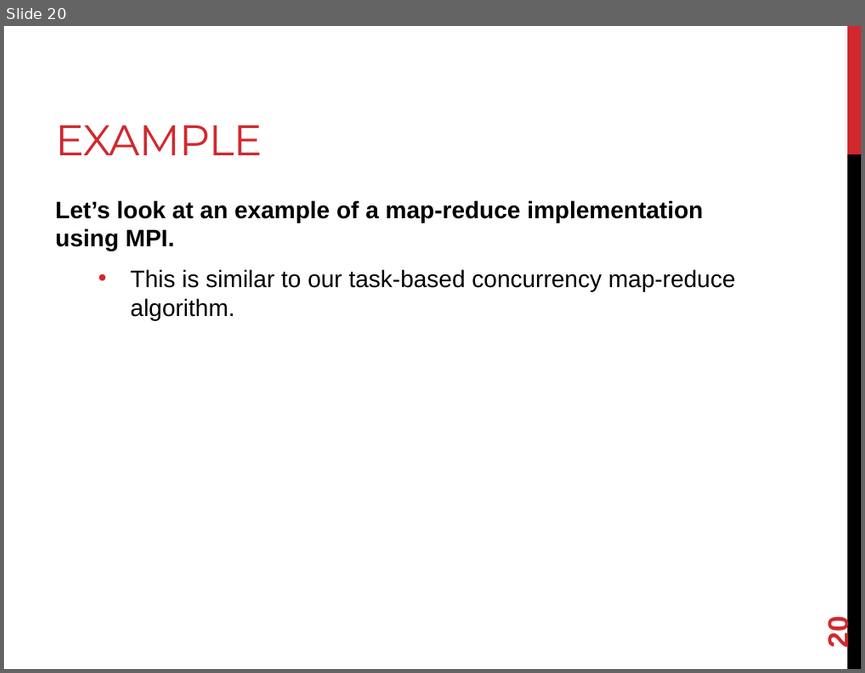
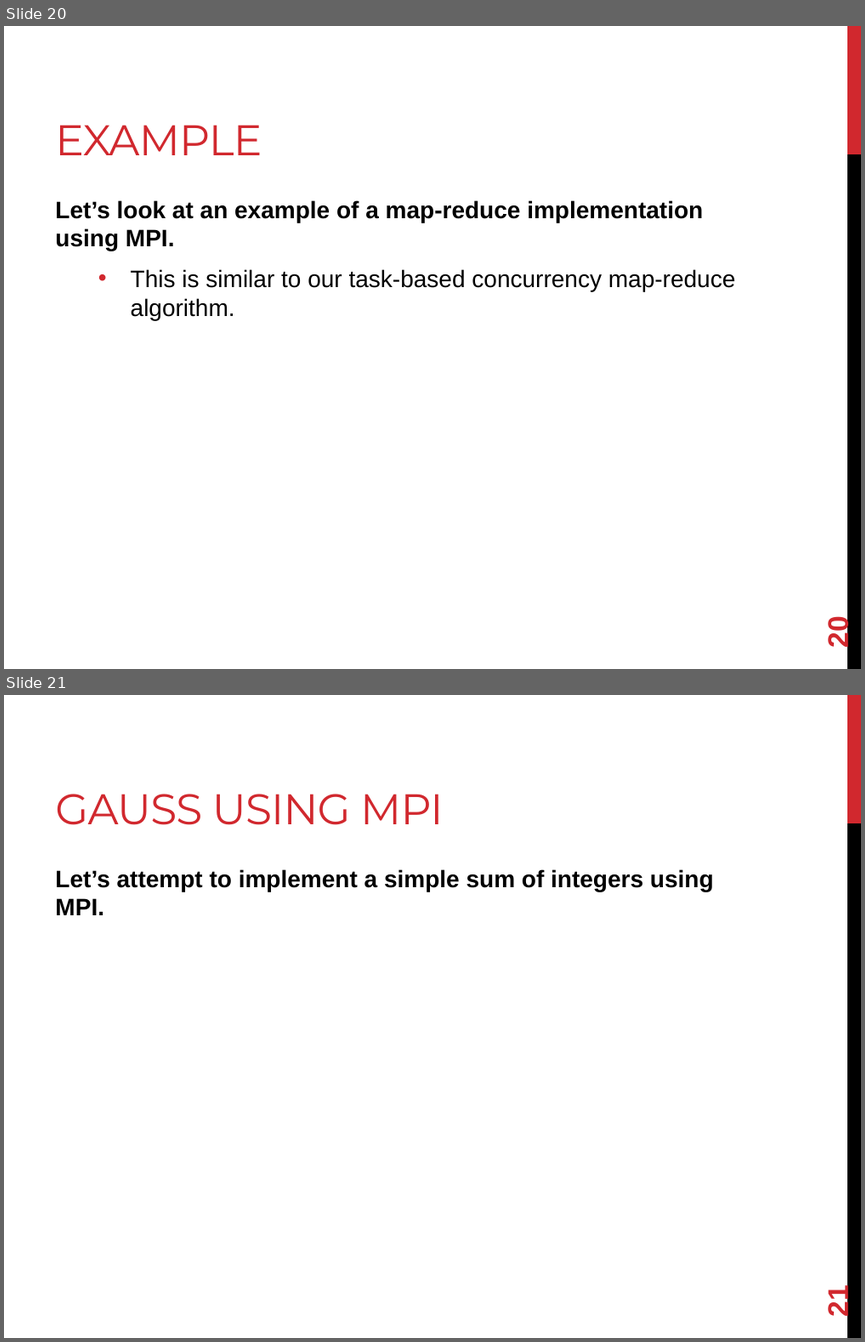
Before and after one commit to joshpeterson/DevelopingConcurrentSoftware, a slide deck: Lectures/Introduction to MPI/Introduction to MPI.pptx. Shown one above the other, each under a label of ours: slide 20 before the commit, slides 20 and 21 after it. The pictures are 865x673 and 865x1342 pixels, drawn with LibreOffice and Linux fonts; fonts in the diff are those of the drawing. Boxes give left, top, right and bottom in pixels: in the first picture for what was removed or moved away, otherwise in the second. Text is boxed around its words. In the diff, an @@ line names an element or a change of style, - is before the commit and + after.

Commit message:
Update lecture to use Gauss example.

```diff
--- a/Lectures/Introduction to MPI/Introduction to MPI.pptx
+++ b/Lectures/Introduction to MPI/Introduction to MPI.pptx
@@ slide 21 added at [4, 695, 861, 1338], background #FFFFFF; not listed: 2 template elements that a slide beside it also shows @@
@@ title added at [55, 794, 443, 825], 36 pt, text #D1282E @@
+GAUSS USING MPI
@@ text added at [55, 869, 714, 915], 20 pt, text #000000, bold @@
+Let’s attempt to implement a simple sum of integers using MPI.
@@ page number added at [822, 1287, 854, 1315], 24 pt, text #D1282E, bold @@
+21
```
Also in this commit, not shown: 1 slide removed.
